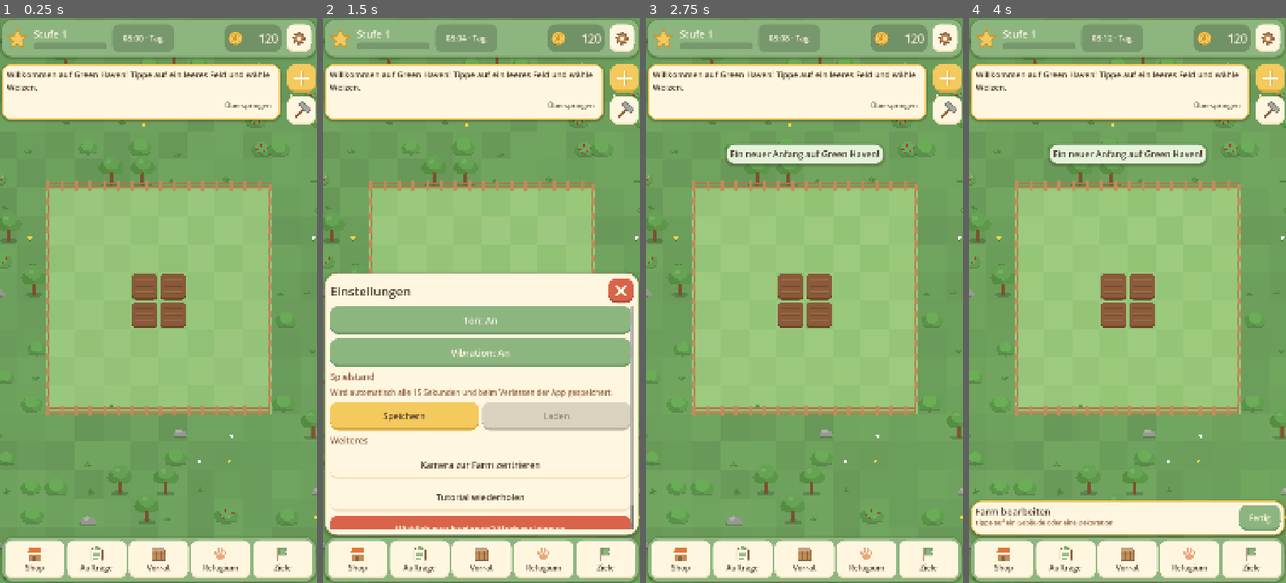
Above: before the commit, frames 1-4 (left to right).
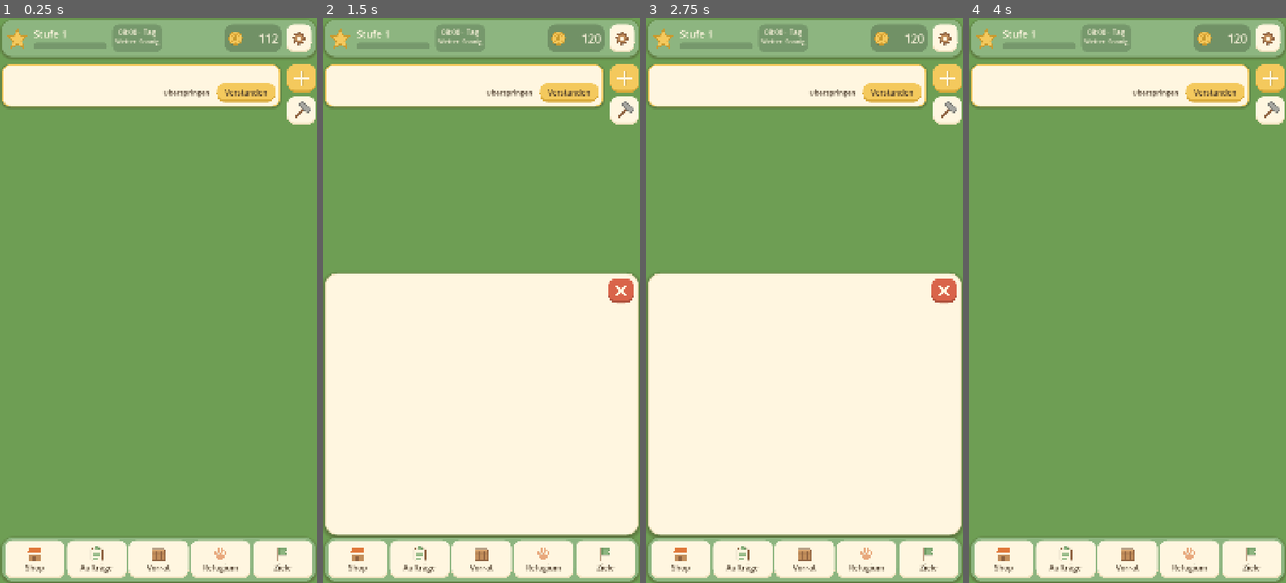
Above: after the commit, the same moments.

Repository: LennartVolz/green-haven
Game: Godot game, scene res://scenes/main.tscn
Two runs of this game, one before a commit and one after it. Both use one fixed random seed, a clock stepped at 60 frames per second and the inputs below.
Inputs (mouse positions are in pixels of both pictures, inside the frame that each line leads up to):
- Up to frame 1 (0.25 s): no input
- Up to frame 2 (1.5 s): click (620, 40) at 0.5 s; click (481, 532) at 1.25 s, where only the run before the commit has a clickable "Neues Spiel beginnen"
- Up to frame 3 (2.75 s): click (804, 532) at 2 s, where only the run before the commit has a clickable "Wirklich neu beginnen? Nochma…"
- Up to frame 4 (4 s): click (1270, 80) at 2.75 s; click (1270, 108) at 3.5 s

The runs differ from the first frame. In frame 1, 35% of the frame differs, in the area x 0-100%, y 1-95%; in frame 2, 35%; in frame 3, 64%; in frame 4, 43%.
Error after the commit: Parse Error: Could not preload resource script "res://scripts/world/overlay.gd". (res://scripts/world/world.gd:14)

Commit message:
Update 4 files\n\nCo-authored-by: Freebuff Agent <agent@mail.freebuff.app>

Diff:
--- a/scripts/ui/ui_root.gd
+++ b/scripts/ui/ui_root.gd
@@ -39,6 +39,7 @@
 var _side: VBoxContainer
 var _coins_label: Label
 var _day_label: Label
+var _weather_label: Label
 var _level_label: Label
 var _xp_bar: ProgressBar
 var _toast_panel: PanelContainer
@@ -145,10 +146,14 @@
 	lv.add_child(_xp_bar)
 	h.add_child(lv)
 	var day_panel := UiKit.panel(Color(0, 0, 0, 0.16), 24, 10)
-	_day_label = UiKit.label("08:00 · Tag", 27, UiKit.cream())
-	_day_label.custom_minimum_size = Vector2(190, 0)
+	var day_info := UiKit.vbox(0)
+	_day_label = UiKit.label("08:00 · Tag", 25, UiKit.cream())
 	_day_label.horizontal_alignment = HORIZONTAL_ALIGNMENT_CENTER
-	day_panel.add_child(_day_label)
+	day_info.add_child(_day_label)
+	_weather_label = UiKit.label("Wetter: Sonnig", 21, UiKit.cream())
+	_weather_label.horizontal_alignment = HORIZONTAL_ALIGNMENT_CENTER
+	day_info.add_child(_weather_label)
+	day_panel.add_child(day_info)
 	h.add_child(day_panel)
 	h.add_child(UiKit.spacer())
 	var cp := UiKit.panel(Color(0, 0, 0, 0.2), 30, 10)
@@ -373,6 +378,7 @@
 	if _tick_acc >= 0.25:
 		_tick_acc = 0.0
 		_day_label.text = world.day_clock_text()
+		_weather_label.text = "Wetter: %s" % world.current_weather
 		if _sheet_name != "":
 			_tick()
 	# Münzanzeige zählt sanft hoch
--- a/scripts/world/overlay.gd
+++ b/scripts/world/overlay.gd
@@ -4,12 +4,30 @@
 
 var _pops: Array = []        ## {text, pos, age, color}
 var _parts: Array = []       ## {pos, vel, age, life, color, size}
+var _weather_drops: Array = []
+var _weather_time := 0.0
+var _weather_acc := 0.0
+var current_weather := "Sonnig"
 var _rng := RandomNumberGenerator.new()
 
 
 func _ready() -> void:
 	z_index = 100
 	_rng.randomize()
+
+
+func set_weather(weather: String) -> void:
+	current_weather = weather
+	set_process(current_weather != "Sonnig" or not _pops.is_empty() or not _parts.is_empty() or not _weather_drops.is_empty())
+	queue_redraw()
+
+
+func _weather_view() -> Rect2:
+	var cam := get_viewport().get_camera_2d()
+	if cam == null:
+		return Rect2(-540.0, -960.0, 1080.0, 1920.0)
+	var size := get_viewport_rect().size / cam.zoom.x
+	return Rect2(cam.position - size * 0.5, size)
 
 
 func add_fx(kind: String, pos: Vector2, text: String) -> void:
@@ -42,7 +60,22 @@
 
 
 func _process(delta: float) -> void:
-	if _pops.is_empty() and _parts.is_empty():
+	_weather_time += delta
+	if current_weather == "Regen":
+		_weather_acc += delta
+		while _weather_acc >= 0.05 and _weather_drops.size() < 90:
+			_weather_acc -= 0.05
+			var view := _weather_view()
+			_weather_drops.append({
+				"pos": Vector2(_rng.randf_range(view.position.x, view.end.x), view.position.y - 30.0),
+				"age": 0.0,
+				"length": _rng.randf_range(18.0, 34.0),
+			})
+	for drop in _weather_drops:
+		drop.age += delta
+		drop.pos += Vector2(190.0, 650.0) * delta
+	_weather_drops = _weather_drops.filter(func(drop: Dictionary) -> bool: return drop.age < 4.5)
+	if _pops.is_empty() and _parts.is_empty() and _weather_drops.is_empty() and current_weather == "Sonnig":
 		set_process(false)
 		queue_redraw()
 		return
@@ -71,3 +104,28 @@
 		var col: Color = q.color
 		col.a = clampf(1.0 - q.age / q.life, 0.0, 1.0)
 		draw_circle(q.pos, q.size * (1.0 - 0.5 * q.age / q.life), col)
+	var view := _weather_view()
+	match current_weather:
+		"Bewölkt":
+			var cloud := Color(0.72, 0.78, 0.83, 0.52)
+			for i in range(3):
+				var x := view.position.x + fposmod(_weather_time * 12.0 + view.size.x * float(i) / 3.0, view.size.x + 240.0) - 120.0
+				var y := view.position.y + 150.0 + float(i % 2) * 55.0
+				Painter.ellipse(self, Vector2(x, y), 92.0, 23.0, cloud)
+				Painter.ellipse(self, Vector2(x - 24.0, y - 12.0), 35.0, 28.0, cloud)
+				Painter.ellipse(self, Vector2(x + 18.0, y - 17.0), 42.0, 35.0, cloud)
+		"Regen":
+			for drop in _weather_drops:
+				var alpha := clampf(1.0 - drop.age / 4.5, 0.0, 1.0) * 0.52
+				draw_line(drop.pos, drop.pos + Vector2(-5.0, drop.length), Color(0.68, 0.84, 0.97, alpha), 3.0, true)
+		"Nebel":
+			var fog := Color(0.88, 0.93, 0.91, 0.20)
+			for i in range(4):
+				var phase := _weather_time * 9.0 + float(i) * 240.0
+				var x := view.position.x + fposmod(phase, view.size.x + 360.0) - 180.0
+				var y := view.position.y + view.size.y * (0.42 + float(i) * 0.13)
+				Painter.ellipse(self, Vector2(x, y), view.size.x * 0.48, 42.0, fog)
+				Painter.ellipse(self, Vector2(x + 110.0, y + 8.0), view.size.x * 0.36, 32.0, fog)
+			"Sonnig":
+				pass
+	queue_redraw()
--- a/scripts/world/world.gd
+++ b/scripts/world/world.gd
@@ -19,6 +19,8 @@
 const PLACE_FINGER_OFFSET := 96.0
 const DAY_LENGTH_SECONDS := 24.0 * 60.0 * 60.0
 const REAL_DAY_LENGTH_SECONDS := 8.0 * 60.0
+const WEATHER_DURATION_SECONDS := 2.0 * 60.0
+const WEATHER_TYPES := ["Sonnig", "Bewölkt", "Regen", "Nebel"]
 
 ## Wird von der UI gesetzt: gibt true zurück, wenn ein Bildschirmpunkt auf UI liegt.
 var ui_blocker := Callable()
@@ -26,6 +28,9 @@
 var cam: Camera2D
 var day_modulate: CanvasModulate
 var day_time_seconds := 8.0 * 60.0 * 60.0
+var weather_elapsed_seconds := 0.0
+var current_weather := "Sonnig"
+var _weather_index := 0
 var terrain: Node2D
 var fields_layer: Node2D
 var entities: Node2D
@@ -73,6 +78,7 @@
 	add_child(ghost)
 	overlay = OverlayScript.new()
 	add_child(overlay)
+	overlay.set_weather(current_weather)
 	cam = Camera2D.new()
 	cam.zoom = Vector2(0.75, 0.75)
 	add_child(cam)
@@ -184,6 +190,26 @@
 	return clock_text_at(day_time_seconds)
 
 
+static func weather_index_at(seconds: float) -> int:
+	var cycle_length := WEATHER_DURATION_SECONDS * float(WEATHER_TYPES.size())
+	return int(floor(fposmod(seconds, cycle_length) / WEATHER_DURATION_SECONDS))
+
+
+static func weather_at(seconds: float) -> String:
+	return WEATHER_TYPES[weather_index_at(seconds)]
+
+
+static func weather_tint_at(weather: String) -> Color:
+	match weather:
+		"Bewölkt":
+			return Color(0.86, 0.88, 0.92)
+		"Regen":
+			return Color(0.76, 0.82, 0.91)
+		"Nebel":
+			return Color(0.91, 0.93, 0.90)
+	return Color.WHITE
+
+
 func _vp_size() -> Vector2:
 	return get_viewport_rect().size
 
@@ -221,7 +247,22 @@
 
 func _process(delta: float) -> void:
 	day_time_seconds = fposmod(day_time_seconds + delta * DAY_LENGTH_SECONDS / REAL_DAY_LENGTH_SECONDS, DAY_LENGTH_SECONDS)
-	day_modulate.color = day_color_at(day_time_seconds)
+	var daylight_color := day_color_at(day_time_seconds)
+	var weather_strength := 0.0
+	match current_weather:
+		"Bewölkt":
+			weather_strength = 0.16
+		"Regen":
+			weather_strength = 0.28
+		"Nebel":
+			weather_strength = 0.12
+	day_modulate.color = daylight_color.lerp(daylight_color * weather_tint_at(current_weather), weather_strength)
+	weather_elapsed_seconds = fposmod(weather_elapsed_seconds + delta, REAL_DAY_LENGTH_SECONDS)
+	var next_weather_index := weather_index_at(weather_elapsed_seconds)
+	if next_weather_index != _weather_index:
+		_weather_index = next_weather_index
+		current_weather = WEATHER_TYPES[_weather_index]
+		overlay.set_weather(current_weather)
 	if _touches.is_empty() and _pan_vel.length() > 25.0:
 		cam.position -= _pan_vel * delta / cam.zoom.x
 		_pan_vel *= pow(0.004, delta)
--- a/tests/run_tests.gd
+++ b/tests/run_tests.gd
@@ -68,6 +68,12 @@
 	check(WorldScript.daylight_at(18.0 * 3600.0) > WorldScript.daylight_at(21.0 * 3600.0), "Sonnenuntergang wird dunkler")
 	check(WorldScript.clock_text_at(8.0 * 3600.0) == "08:00 · Tag", "Uhr zeigt Tageszeit")
 	check(WorldScript.clock_text_at(20.0 * 3600.0) == "20:00 · Nacht", "Uhr zeigt Nachtzeit")
+	check(WorldScript.weather_at(0.0) == "Sonnig", "Wetterzyklus startet sonnig")
+	check(WorldScript.weather_at(120.0) == "Bewölkt", "Wetter wechselt zu bewölkt")
+	check(WorldScript.weather_at(240.0) == "Regen", "Wetter wechselt zu Regen")
+	check(WorldScript.weather_at(360.0) == "Nebel", "Wetter wechselt zu Nebel")
+	check(WorldScript.weather_at(480.0) == "Sonnig", "Wetterzyklus wiederholt sich")
+	check(WorldScript.weather_tint_at("Regen") != Color.WHITE, "Regen verändert die Lichtfarbe")
 
 
 func test_new_game() -> void:
